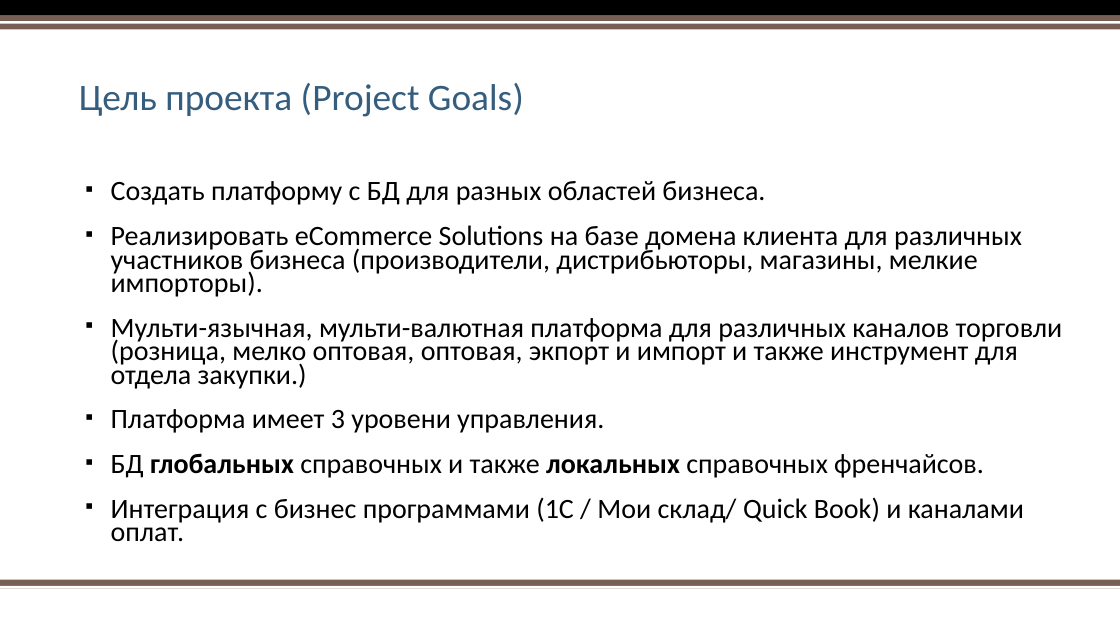
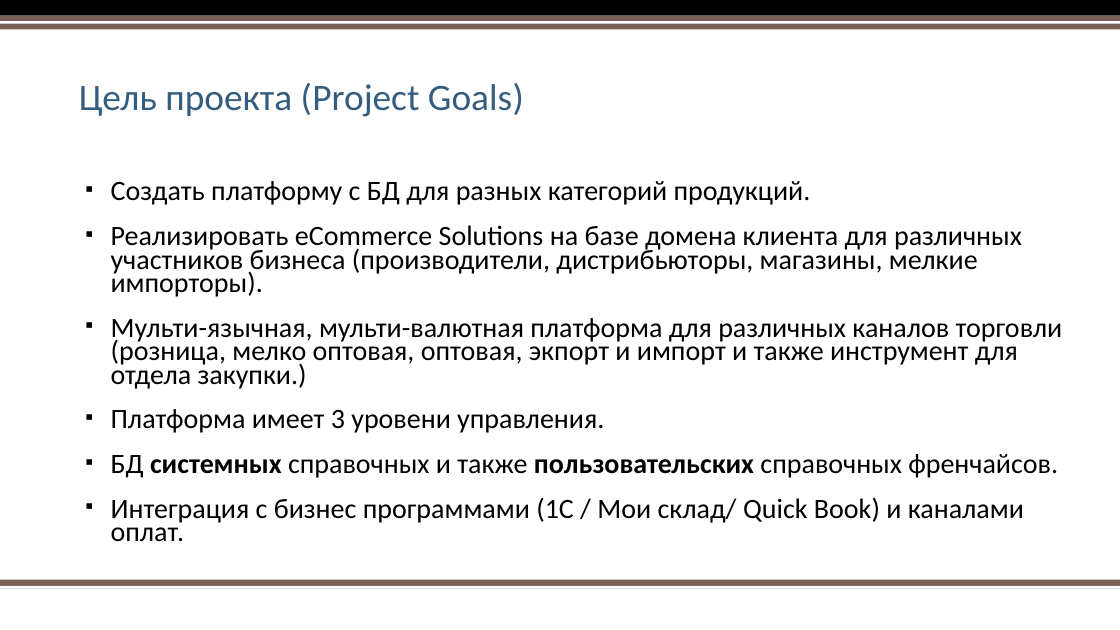
Before and after one commit to AlexPristupa/yatoyat, a slide deck: slide 2 of yatoyat-Project Overview.pptx. Drawn at 1120x630 pixels with LibreOffice and Linux fonts; fonts in the diff are those of the drawing; background and template pictures are left out. Boxes give left, top, right and bottom in pixels: in the first picture for what was removed or moved away, otherwise in the second. Text is boxed around its words. In the diff, an @@ line names an element or a change of style, - is before the commit and + after.

Commit message:
New Changes  - 17-09-2018
Саша
Я поменял файле
1. Обл бизнеса на Категорию и все дерево
2. Глобальные на системеные
3. Локальные на пользовательские
4. Перемещение колонки ФОТО
5. Настройка полей
6. Включить элемента в TOP
7. 3 Tabs - форма нового элемента
8. Поисковая строка - должна имеет ИКОНКУ почистить.
9. Добавил Модификацию.

```diff
--- a/yatoyat-Project Overview.pptx
+++ b/yatoyat-Project Overview.pptx
@@ text at (111, 181, 811, 205): text changed @@
-    ▪ Создать платформу с БД для разных областей бизнеса.
+    ▪ Создать платформу с БД для разных категорий продукций.
@@ text at (111, 454, 1058, 478): text changed @@
-    ▪ БД глобальных справочных и также локальных справочных френчайсов.
+    ▪ БД системных справочных и также пользовательских справочных френчайсов.
```
Also in this commit, not shown: 23 other slides changed, 11 slides added.
